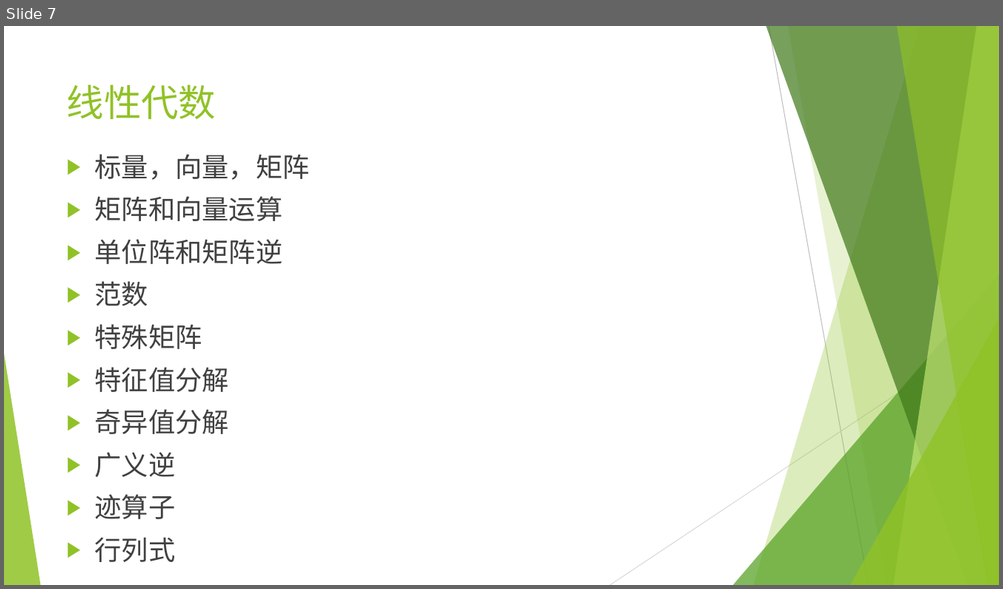
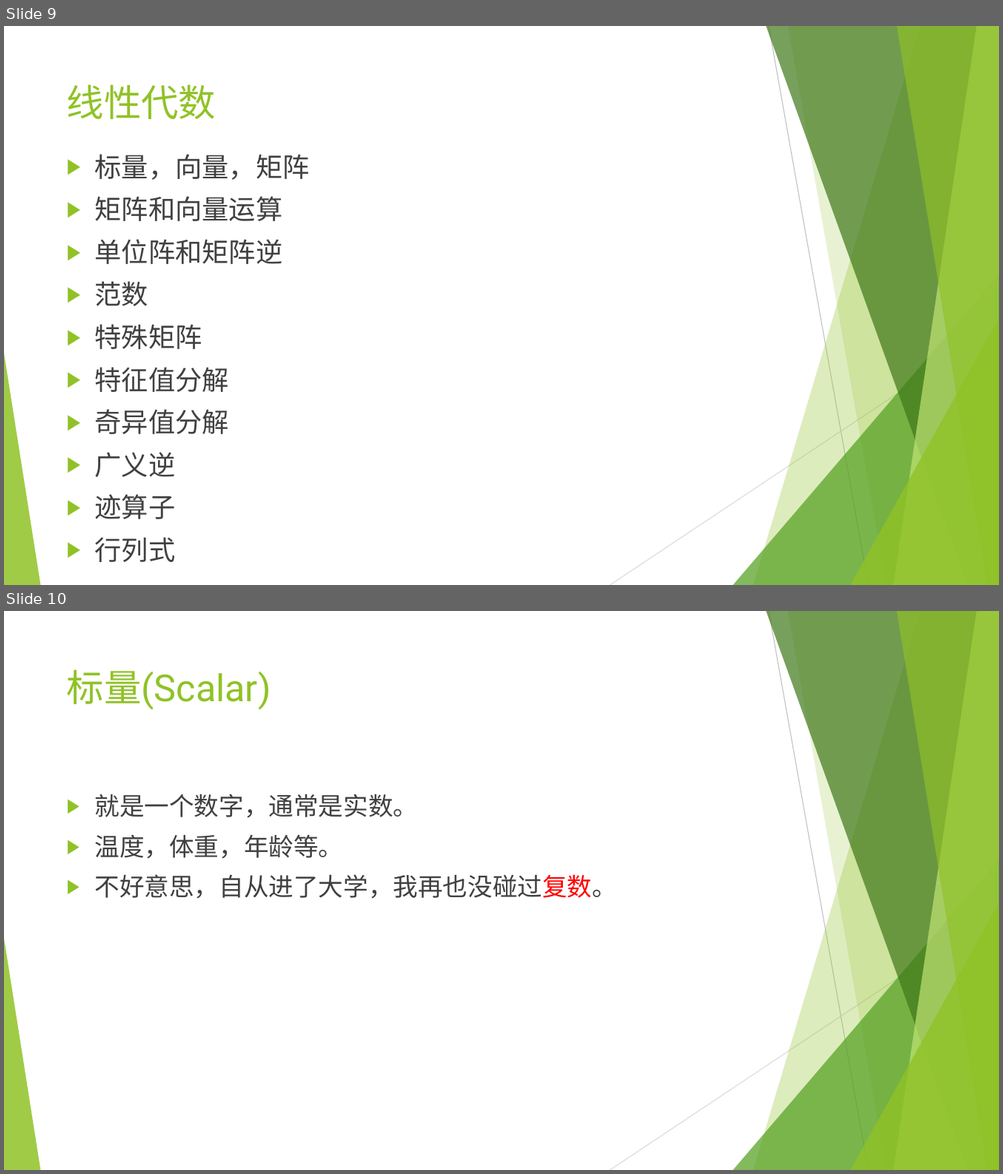
Before and after one commit to wangyi-fudan/BIOL130173, a slide deck: 1_linear_algebra.pptx. Shown one above the other, each under a label of ours: slide 7 before the commit, slides 9 and 10 after it. The pictures are 1003x589 and 1003x1174 pixels, drawn with LibreOffice and Linux fonts; fonts in the diff are those of the drawing. Boxes give left, top, right and bottom in pixels: in the first picture for what was removed or moved away, otherwise in the second. Text is boxed around its words. In the diff, an @@ line names an element or a change of style, - is before the commit and + after.

```diff
--- a/1_linear_algebra.pptx
+++ b/1_linear_algebra.pptx
@@ slide 10 added at bbox=[4, 611, 999, 1170], background #FFFFFF; not listed: 10 template elements that a slide beside it also shows @@
@@ title added at bbox=[67, 669, 271, 710], 36 pt, text #90C226 @@
+标量(Scalar)
@@ text added at bbox=[95, 794, 617, 899], 24 pt, text #404040 @@
+▶ 就是一个数字，通常是实数。
+▶ 温度，体重，年龄等。
+▶ 不好意思，自从进了大学，我再也没碰过复数。
@@ what was slide 7 is now slide 9 @@
```
Also in this commit, not shown: 1 slide changed, 19 other slides added.
